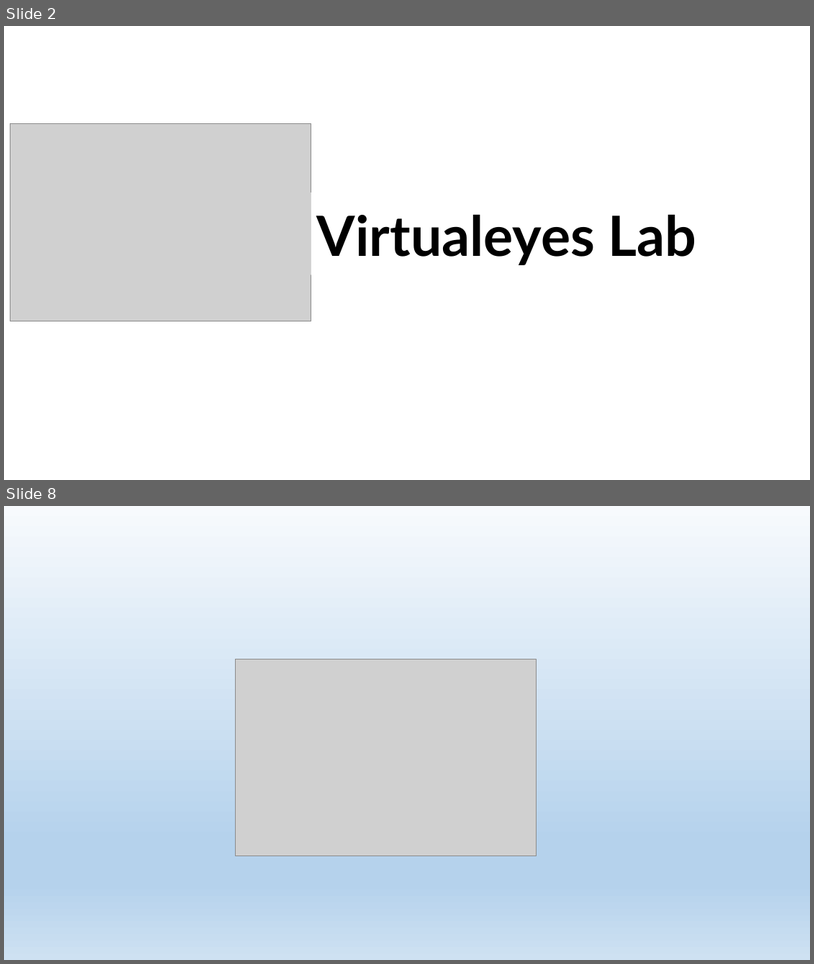
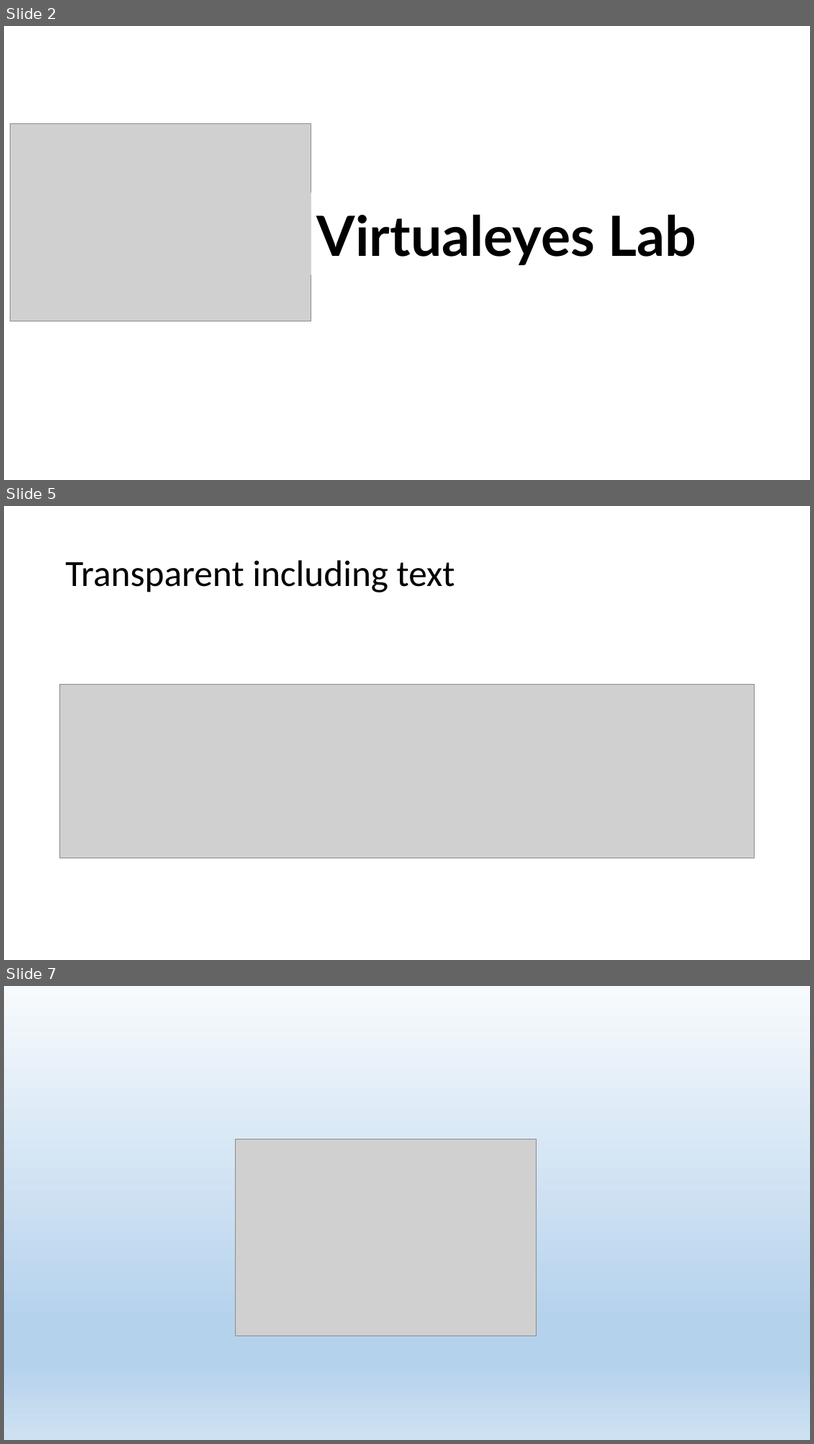
Before and after one commit to fillupt/UnityTobiiLowVisionDefectDemo, a slide deck: Assets/logo/New Microsoft PowerPoint Presentation.pptx. Shown one above the other, each under a label of ours: slides 2 and 8 before the commit, slides 2, 5 and 7 after it; the slides between them are not shown. The pictures are 814x964 and 814x1444 pixels, drawn with LibreOffice and Linux fonts; fonts in the diff are those of the drawing; grey boxes stand for pictures. Boxes give left, top, right and bottom in pixels: in the first picture for what was removed or moved away, otherwise in the second. Text is boxed around its words. In the diff, an @@ line names an element or a change of style, - is before the commit and + after.

```diff
--- a/Assets/logo/New Microsoft PowerPoint Presentation.pptx
+++ b/Assets/logo/New Microsoft PowerPoint Presentation.pptx
@@ slide 5 added at (x1=4, y1=506, x2=810, y2=960), background #FFFFFF @@
@@ title added at (x1=65, y1=560, x2=455, y2=592), 44 pt, text #000000 @@
+Transparent including text
@@ picture added at (x1=59, y1=684, x2=756, y2=857) @@
@@ what was slide 8 is now slide 7 @@
```
Also in this commit, not shown: 1 slide changed, 3 other slides added, 5 slides removed, 32 other files.
